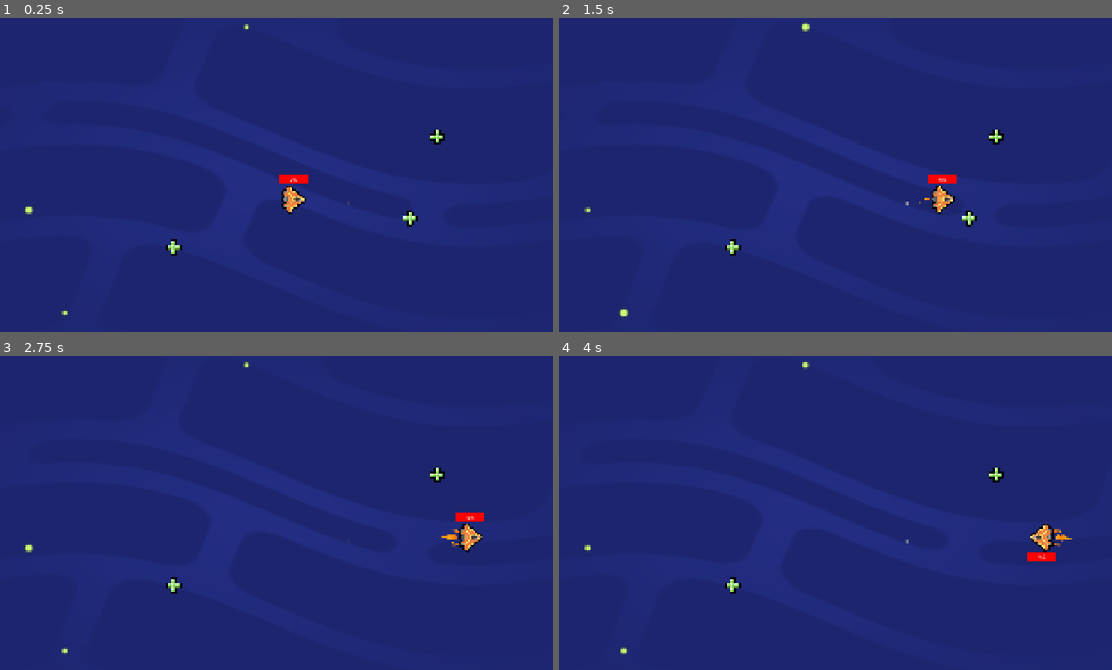
Above: before the commit, frames 1-4 (two rows, left to right).
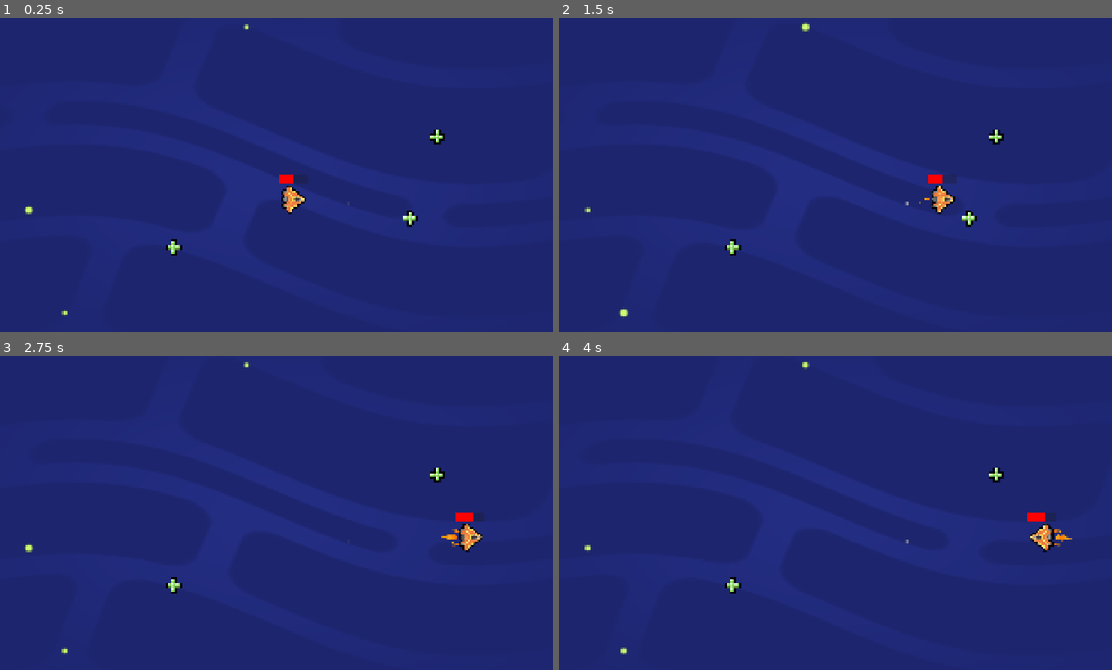
Above: after the commit, the same moments.

Repository: moonsshade/M5-Loot-It-All
Game: Godot game, scene res://lessons/space_level.tscn
Same seed, same stepped clock (60 frames per second), same inputs: the game is played once before the commit and once after it.
Inputs (mouse positions are in pixels of both pictures, inside the frame that each line leads up to):
- Up to frame 1 (0.25 s): no input
- Up to frame 2 (1.5 s): tap Enter at 0.5 s; move the mouse to (962, 162) at 0.52 s; hold D (move_right) 0.53-1.25 s; tap Z at 0.6 s; click (962, 162) at 0.67 s; tap Space at 0.77 s; drag from (713, 193) to (918, 200) at 1.27 s
- Up to frame 3 (2.75 s): move the mouse to (331, 440) at 2.02 s; hold D (move_right) from 2.03 s (still down); tap Z at 2.1 s
- Up to frame 4 (4 s): release D (move_right) at 2.75 s; drag from (802, 585) to (995, 475) at 2.77 s; move the mouse to (1012, 566) at 3.52 s; hold A (move_left) from 3.53 s (still down); tap Z at 3.6 s; tap Space at 3.77 s

The runs differ from the first frame. In frame 1, less than 0.1% of the frame differs, in the area x 52-56%, y 49-53%; in frame 2, less than 0.1%; in frame 3, less than 0.1%; in frame 4, 0.3%, in the area x 84-90%, y 49-66%.

Commit message:
M5L6 start

Diff:
--- a/lessons/ship.gd
+++ b/lessons/ship.gd
@@ -1,6 +1,6 @@
 extends Area2D
 
-
+var health:=10
 var max_speed := 500.0
 var velocity := Vector2(0, 0)
 var steering_factor := 3
@@ -20,4 +20,15 @@
 	position += velocity * delta
 
 	if velocity.length() > 0.0:
-		rotation = velocity.angle()
+		get_node("Sprite2D").rotation = velocity.angle()
+
+func set_health(new_health: int) -> void:
+	health = new_health
+	get_node("UI/HealthBar").value = health
+
+func _ready() -> void:
+	area_entered.connect(_on_area_entered)
+	set_health(50)
+
+func _on_area_entered(area_that_entered: Area2D) -> void:
+	set_health(health + 10)
--- a/lessons/ship.tscn
+++ b/lessons/ship.tscn
@@ -9,7 +9,7 @@
 radius = 43.011627
 
 [sub_resource type="StyleBoxFlat" id="StyleBoxFlat_5xifn"]
-bg_color = Color(18.892157, 0, 0, 1)
+bg_color = Color(1, 0, 0, 1)
 
 [node name="Ship" type="Area2D"]
 script = ExtResource("4_p1sls")
@@ -20,7 +20,7 @@
 [node name="MainThruster" parent="Sprite2D" instance=ExtResource("5_q7c3l")]
 position = Vector2(-35.000004, -0.09156799)
 scale = Vector2(1, 1.0424095)
-points = PackedVector2Array(-8.000002, 0.8714926, 15.999996, -0.08788154, 33.333332, 0, 67, -0.08800557)
+points = PackedVector2Array(0, 0, 33.333332, 0, 66.666664, 0)
 
 [node name="SideThruster" parent="Sprite2D" instance=ExtResource("6_1updt")]
 position = Vector2(-38.000004, -20.000002)
@@ -42,10 +42,11 @@
 offset_right = 1.0
 offset_bottom = 1.0
 
-[node name="ProgressBar" type="ProgressBar" parent="UI"]
+[node name="HealthBar" type="ProgressBar" parent="UI"]
 layout_mode = 0
 offset_left = -46.0
 offset_top = -77.0
 offset_right = 46.0
 offset_bottom = -50.0
-theme_override_styles/background = SubResource("StyleBoxFlat_5xifn")
+theme_override_styles/fill = SubResource("StyleBoxFlat_5xifn")
+show_percentage = false
